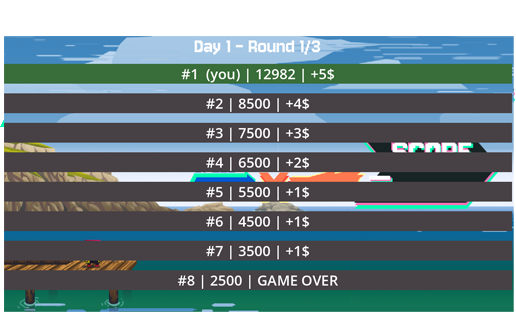
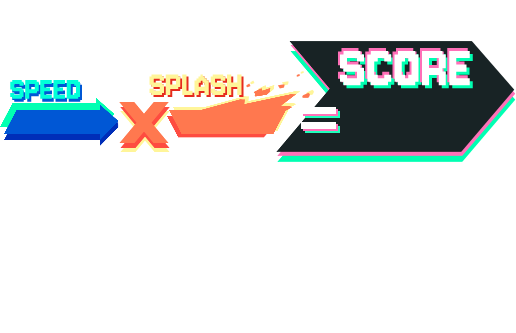
Layer changes from the first 516px x 333px image to the second:
hid "Calque 9" over <box>4,36,514,312</box>
